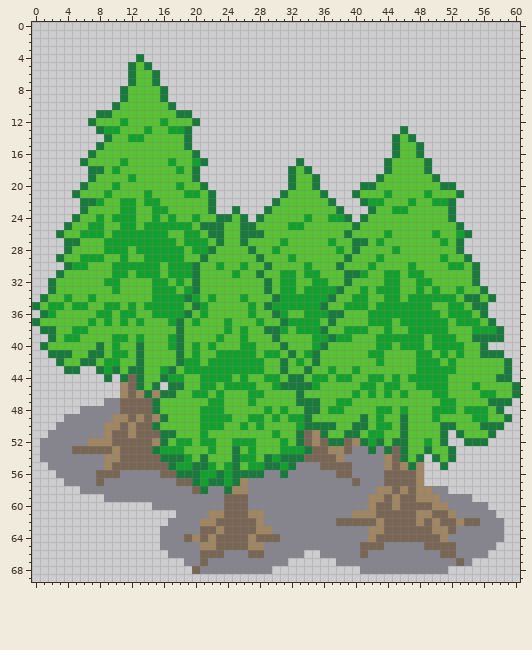
Edited in one commit: sprite sheet (Assets/Tilemaps/Rule Tiles/Trees/pine_trees_2.png). The picture above was drawn from the file before the commit.
The file is 61x70 pixels.
Now the later version:
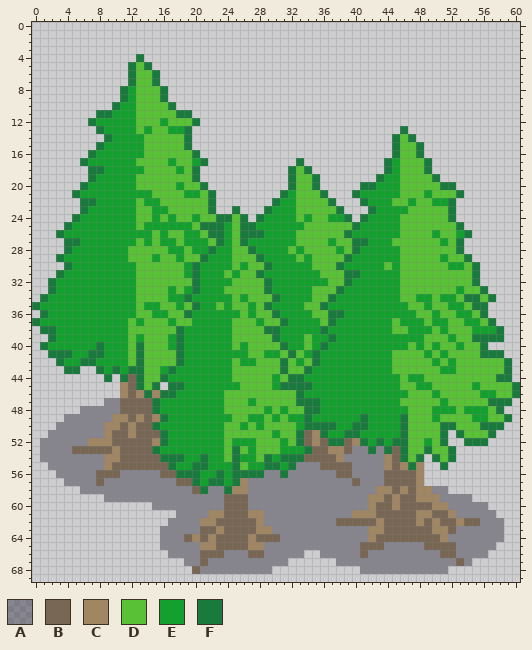
Palette (. is transparent): A #2422346a  B #796755  C #a08662  D #59c135  E #14a02e  F #1a7a3e
Change:
y 8..9: x 12 D -> E
y 10: x 11..12 DD -> EE
y 11: x 10..12 DDD -> EEE
y 12: x 8..10 DDD -> EEE; x 12 D -> E
y 13: x 11..12 DD -> EE
y 14: x 10..11 DD -> EE
y 15: x 9..13 DDDDD -> EEEEE
y 16: x 8..13 DDDDDD -> EEEEEE
y 17: x 7..10 DDDD -> EEEE; x 12 D -> E; x 45 D -> E
y 18: x 9 D -> E; x 11..13 DDD -> EEE; x 45 D -> E
y 19: x 8..11 DDDD -> EEEE; x 44..45 DD -> EE
y 20: x 7..9 DDD -> EEE; x 11..12 DD -> EE; x 43..45 DDD -> EEE
y 21: x 6..8 DDD -> EEE; x 10..13 DDDD -> EEEE; x 32 D -> E; x 41..43 DDD -> EEE; x 45 D -> E
y 22: x 9..10 DD -> EE; x 31..32 DD -> EE; x 44 D -> E
y 23: x 7..10 DDDD -> EEEE; x 30..32 DDD -> EEE; x 43..44 DD -> EE
y 24: x 6..7 DD -> EE; x 9 D -> E; x 29..32 DDDD -> EEEE; x 42..45 DDDD -> EEEE
y 25: x 5..6 DD -> EE; x 9..10 DD -> EE; x 24 D -> E; x 28..31 DDDD -> EEEE; x 41..45 DDDDD -> EEEEE
y 26: x 4..5 DD -> EE; x 9 D -> E; x 15 E -> D; x 24 D -> E; x 29..32 DDDD -> EEEE; x 40..43 DDDD -> EEEE; x 45 D -> E
y 27: x 6..8 DDD -> EEE; x 13 E -> D; x 15 E -> D; x 24 D -> E; x 27..30 DDDD -> EEEE; x 32 D -> E; x 42 D -> E; x 44 D -> E
y 28: x 5..8 DDDD -> EEEE; x 13..16 EEEE -> DDDD; x 23..24 DD -> EE; x 28..29 DD -> EE; x 31 D -> E; x 33 D -> E; x 41..44 DDDD -> EEEE
y 29: x 4..5 DD -> EE; x 9..10 DD -> EE; x 14 E -> D; x 16..17 EE -> DD; x 22..24 DDD -> EEE; x 29..31 DDD -> EEE; x 34 D -> E; x 40..42 DDD -> EEE; x 44..45 DD -> EE
y 30: x 7..9 DDD -> EEE; x 13..15 EEE -> DDD; x 17..18 EE -> DD; x 21..22 DD -> EE; x 24 D -> E; x 30..33 DDDD -> EEEE; x 39..41 DDD -> EEE; x 43 D -> E; x 45 D -> E; x 47 E -> D
y 31: x 4..9 DDDDDD -> EEEEEE; x 12..15 DEEE -> EDDD; x 17..18 EE -> DD; x 21..23 DDD -> EEE; x 29..30 DD -> EE; x 33 D -> E; x 42..43 DD -> EE; x 47..48 EE -> DD
y 32: x 3..8 DDDDDD -> EEEEEE; x 11..12 DD -> EE; x 15..16 EE -> DD; x 18 E -> D; x 21..24 DDDD -> EEEE; x 30 D -> E; x 33..34 DD -> EE; x 40..43 DDDD -> EEEE; x 48..49 EE -> DD
y 33: x 3..9 DDDDDDD -> EEEEEEE; x 11..12 DD -> EE; x 15..16 EE -> DD; x 21..23 DDD -> EEE; x 30 D -> E; x 33 D -> E; x 35..37 EEE -> DDD; x 39..40 DD -> EE; x 42 D -> E; x 48 E -> D; x 50 E -> D
y 34: x 2..3 DD -> EE; x 5..6 DD -> EE; x 8..12 DDDDD -> EEEEE; x 15..16 EE -> DD; x 21 D -> E; x 23..24 DD -> EE; x 35..36 EE -> DD; x 38..39 DD -> EE; x 42..43 DD -> EE; x 47 E -> D; x 50 E -> D
y 35: x 1 D -> E; x 4 D -> E; x 7..8 DD -> EE; x 11 D -> E; x 16..17 EE -> DD; x 22 D -> E; x 24 D -> E; x 34..35 EE -> DD; x 37..38 DD -> EE; x 42 D -> E; x 47..48 EE -> DD
y 36: x 3..7 DDDDD -> EEEEE; x 10 D -> E; x 17..18 EE -> DD; x 20 D -> E; x 22..25 DDDD -> EEEE; x 32..33 DD -> EE; x 35..36 EE -> DD; x 39..41 DDD -> EEE; x 48..49 EE -> DD; x 52 E -> D
y 37: x 1..6 DDDDDD -> EEEEEE; x 8 D -> E; x 10 D -> E; x 18 F -> D; x 21..23 DDD -> EEE; x 38..41 DDDD -> EEEE; x 49 E -> D; x 53 E -> D
y 38: x 3..4 DD -> EE; x 7..11 DDDDD -> EEEEE; x 19..23 DDDDD -> EEEEE; x 26 E -> D; x 32 D -> E; x 37..38 DD -> EE; x 42..43 DD -> EE; x 50 E -> D
y 39: x 3 D -> E; x 6..9 DDDD -> EEEE; x 19..22 DDDD -> EEEE; x 24 D -> E; x 26 E -> D; x 31..33 DDD -> EEE; x 40..42 DDD -> EEE; x 50..51 EE -> DD
y 40: x 2..7 DDDDDD -> EEEEEE; x 9 D -> E; x 11 D -> E; x 19 D -> E; x 21 D -> E; x 23..24 DD -> EE; x 27 E -> D; x 32..33 DD -> EE; x 37..42 DDDDDD -> EEEEEE; x 45 D -> E; x 47 E -> D; x 51..52 EE -> DD
y 41: x 5..6 DD -> EE; x 9 D -> E; x 19 D -> E; x 21..22 DD -> EE; x 27 E -> D; x 36..41 DDDDDD -> EEEEEE; x 44 D -> E; x 48 E -> D; x 53 E -> D
y 42: x 4..5 DD -> EE; x 8 D -> E; x 11 D -> E; x 21 D -> E; x 25 E -> D; x 28 E -> D; x 36..42 DDDDDDD -> EEEEEEE; x 44 D -> E; x 48..49 EE -> DD
y 43: x 11 D -> E; x 18 D -> E; x 25..28 EEEE -> DDDD; x 35..36 DD -> EE; x 38..39 DD -> EE; x 41..44 DDDD -> EEEE; x 48..50 EEE -> DDD
y 44: x 19..20 DD -> EE; x 26 E -> D; x 29 E -> D; x 34 D -> E; x 37 D -> E; x 40..41 DD -> EE; x 44 D -> E; x 49..51 EEE -> DDD
y 45: x 19..20 DD -> EE; x 23 D -> E; x 26..27 EE -> DD; x 36..40 DDDDD -> EEEEE; x 43 D -> E; x 50..51 EE -> DD
y 46: x 18..19 DD -> EE; x 22 D -> E; x 27..28 EE -> DD; x 34..39 DDDDDD -> EEEEEE; x 41 D -> E; x 43 D -> E; x 45 D -> E; x 51 E -> D
y 47: x 16..21 DDDDDD -> EEEEEE; x 36..37 DD -> EE; x 40..45 DDDDDD -> EEEEEE; x 52 E -> D
y 48: x 16..20 DDDDD -> EEEEE; x 36 D -> E; x 39..42 DDDD -> EEEE; x 45 D -> E
y 49: x 17..20 DDDD -> EEEE; x 35..40 DDDDDD -> EEEEEE; x 42 D -> E; x 44..45 DD -> EE
y 50: x 16..20 DDDDD -> EEEEE; x 38..39 DD -> EE; x 42 D -> E; x 45 D -> E
y 51: x 17..20 FDDD -> EEEE; x 22..23 DD -> EE; x 37..38 DD -> EE; x 41 D -> E; x 44..45 DD -> EE
y 52: x 17 D -> E; x 20 D -> E; x 23 D -> E; x 44 D -> E
y 53: x 19..21 DDD -> EEE; x 23 D -> E
y 54: x 20 D -> E; x 22..23 DD -> EE
y 55: x 23 D -> E
Where, in picture pixels (left, top, right, bottom), the same in both pictures:
changed: (40, 86, 464, 470)
